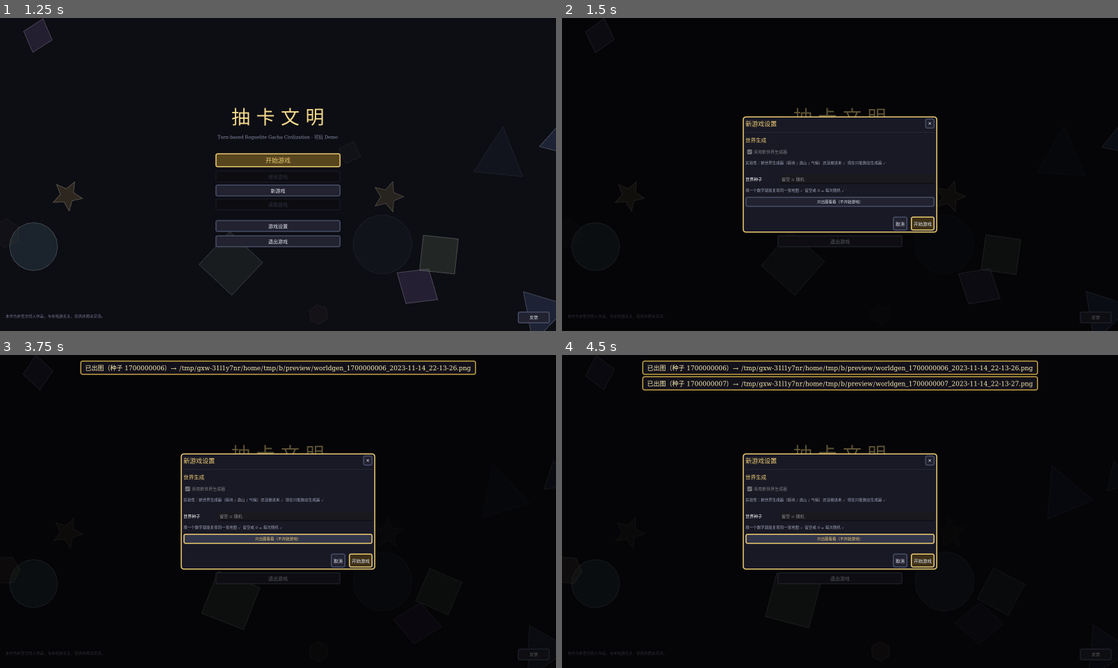
Above: before the commit, frames 1-4 (two rows, left to right).
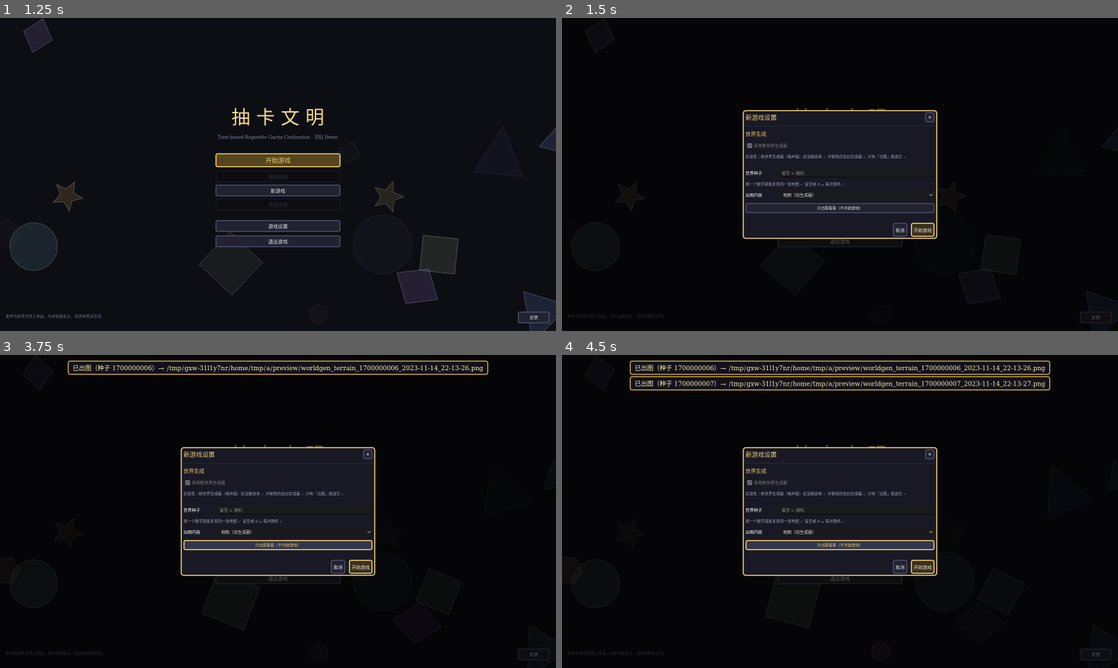
Above: after the commit, the same moments.

Repository: Traveler-NoOne/gacha-civilization
Game: Godot game, scene res://scenes/main.tscn
The game is run twice, just before and just after one commit, with the same random seed, the same clock (stepped at 60 frames per second) and the same inputs.
Inputs:
- Up to frame 1 (1.25 s): click "开始游戏" at 0.5 s
- Up to frame 2 (1.5 s): click "新游戏" at 1.25 s
- Up to frame 3 (3.75 s): click "开始游戏" at 2 s; click "开始游戏" at 2.75 s; click "只出图看看（不开始游戏）" at 3.5 s
- Up to frame 4 (4.5 s): click "只出图看看（不开始游戏）" at 4.25 s

Frame 1 is identical in both runs. In frame 2, 3.6% of the frame differs, in the area x 32-68%, y 29-71%; in frame 3, 5.4%; in frame 4, 6.3%, in the area x 12-88%, y 1-71%.

Commit message:
新世界生成（噪声版，尚未接进 new_game）：TileLib + WorldgenBuilder + 出图 newmap
- data/tile_lib.gd：新地块库，0~10 高度标尺（1.0 = 海平面、5.0 = 珠峰），深海线 0.45、高原线 3.40；只依赖 Consts / Hex，不碰旧 TileDef
- worldgen/builder.gd：fBm 大结构 + 单层 ridged 山脊（阈值卡出脊线，免得山成团）+ 湿度噪声 + 由中心向外衰减；f(坐标, 种子)
- preview.gd 加 newmap 档；菜单「新游戏设置」加「出图内容」下拉
- preview/.gdignore：1MB 的出图产物不再被 Godot 当资源导入
- 注意：接缝没换，new_game() 仍调 WorldGen.generate；最后一次出图是 10-18 18:04，之后 builder 又改过，当前参数还没出过图

Diff:
--- /dev/null
+++ b/scripts/data/tile_lib.gd
@@ -0,0 +1,133 @@
+class_name TileLib
+extends RefCounted
+## **地块库（新世界生成器专用）** ✓
+##
+## 为什么不复用旧 `TileDef` ✗（用户定的 ✓）：
+##   旧库是给"旧高度分布"调的 ✓ 还背着一堆"旧系统要能跑"的包袱 ✗
+##   两边各管各的 ✓ 以后旧系统删掉 ✓ 新库不受牵连 ✓（这就是"新旧界限明显" ✓）
+##
+## ⚠️ **字段要和游戏系统对得上** ✗ —— `owner` / `buildings` / `discovered` / `land_cap` …
+##    那些是 `GameState` / `TileManager` / UI 要读的 ✓ 少了新世界就玩不了 ✓✓
+##
+## ⚠️ 依赖：只用 `Consts`（owner 枚举 / 资源名）＋ `Hex`（坐标哈希）✓
+##    **不**依赖 `WorldGen` / `TileDef` / `TileManager` ✓✓（新库是独立的一套）
+##
+## 2026-10-18 清理 ✓：删掉了"板块构造"时期加的 `crust` / `edge` / `landform` ✗
+##   （那条路已放弃 ✓ 现在只剩"高度 ＋ 湿度 查表" ✓）
+
+# ---------------------------------------------------------------------------
+# 地形取值（必须与 `Consts.TERRAIN_NAMES` 里的键一致 ✓ 否则画不出来）
+# ---------------------------------------------------------------------------
+const T_DEEP := "deep_water"
+const T_SEA := "water"
+const T_PLAIN := "plain"
+const T_HILL := "hill"
+const T_PLATEAU := "plateau"
+const T_VALLEY := "valley"
+const T_MOUNTAIN := "mountain"
+const T_DUNE := "dune"
+const T_WASTELAND := "wasteland"
+
+# ---------------------------------------------------------------------------
+# 高度分档 —— 标尺：**0 = 海沟底 ✓ 1 = 海平面 ✓ 5 = 珠峰 ✓ 10 = 大气层顶**
+#   三个整数锚点：**0 = −11 km 海沟 ✓ 1.0 = 海平面 ✓ 5.0 = +8,848 m 珠峰 ✓**
+#   ⚠️ 极限值只当标尺 ✓ 生成器**不该**真的产出 0 或 ≥5 的高度 ✓（见 `WorldgenBuilder` ✓）
+# ---------------------------------------------------------------------------
+const H_DEEP := 0.45      ## **深海 / 浅海的分界** ✓
+                          ##（2026-10-18：0.64 → 0.45 ✓ 用户要求"海洋要有浅海区域"✓
+                          ##   浅海带 = 0.45 ~ 1.00 ✓ 宽得肉眼看得出来 ✓
+                          ##   ⚠️ 这个数是为了**视觉分层** ✓ 不追求物理精确 ✗）
+const H_SEA := 1.00       ## ★ **海平面**：H_DEEP ~ 1.00 是浅海 ✓
+const H_PLAIN := 1.23     ## 平原：1.00 ~ 1.23（0 ~ +500 m ✓）
+const H_HILL := 1.90      ## 丘陵：1.23 ~ 1.90（+500 ~ +2,000 m ✓）
+const H_PLATEAU := 3.40   ## 高原：1.90 ~ 3.40（+2,000 ~ +6,000 m ✓）
+                          ## 2026-10-18：2.81 → 3.40 ✓ 用户要求"**大团的山改成高原**，别一大片山"✓
+                          ##   → 抬高山地线 ✓ 于是**大片原来算山的高地，现在算高原** ✓✓
+                          ## 山地：≥ 3.40（只有高原里最高的那些脊线才够得着 ✓ 面积小得多 ✓）
+
+
+## 高程 + 湿度 → 地形 + 地物 ✓（二维查表 ✓）
+static func terrain_of(height: float, moisture: float) -> Dictionary:
+	# ① 水
+	if height < H_DEEP:
+		return {"terrain": T_DEEP, "cover": ""}
+	if height < H_SEA:
+		return {"terrain": T_SEA, "cover": ""}
+	# ② 陆：按高度带 + 湿度
+	if height < H_PLAIN:
+		if moisture > 0.70:
+			return {"terrain": T_PLAIN, "cover": "swamp"}
+		if moisture > 0.45:
+			return {"terrain": T_PLAIN, "cover": "grass"}
+		if moisture > 0.22:
+			return {"terrain": T_PLAIN, "cover": "forest"}
+		return {"terrain": T_DUNE, "cover": ""}
+	if height < H_HILL:
+		if moisture > 0.45:
+			return {"terrain": T_HILL, "cover": "forest"}
+		if moisture > 0.22:
+			return {"terrain": T_HILL, "cover": "grass"}
+		return {"terrain": T_HILL, "cover": ""}
+	if height < H_PLATEAU:
+		if moisture > 0.40:
+			return {"terrain": T_PLATEAU, "cover": "forest"}
+		if moisture > 0.20:
+			return {"terrain": T_PLATEAU, "cover": "grass"}
+		return {"terrain": T_WASTELAND, "cover": ""}
+	return {"terrain": T_MOUNTAIN, "cover": ""}
+
+
+## 是不是水（深海 + 浅海都算 ✓）
+static func is_water(t: Dictionary) -> bool:
+	var tr := str(t.get("terrain", ""))
+	return tr == T_SEA or tr == T_DEEP
+
+
+## 是不是**深海**（登陆 / 洪水 / 迷失都要判这个 ✓）
+static func is_deep_water(t: Dictionary) -> bool:
+	return str(t.get("terrain", "")) == T_DEEP
+
+
+## 造一格 ✓
+## `ctx`：`{ height, moisture, is_river }`（后两个都可省 ✓）
+##   · `height`：**0~10 标尺** ✓（1.0 = 海平面 ✓）
+##   · `moisture`：0~1 ✓
+static func make(c: Vector2i, world_seed: int, ctx: Dictionary) -> Dictionary:
+	var h := float(ctx.get("height", 1.0))
+	var m := float(ctx.get("moisture", 0.5))
+	var b := terrain_of(h, m)
+
+	var t := {
+		"c": [c.x, c.y],
+		# --- 地形 / 地物 ---
+		"terrain": b["terrain"],
+		"cover": b["cover"],
+		# --- 游戏系统要读的（少一个新世界就玩不了 ✗）---
+		"resource": "",
+		"owner": Consts.Owner.NONE,
+		"discovered": false,
+		"is_capital": false,
+		"name": "",
+		"buildings": [],
+		"force": 0.0,
+		"threat": false,
+		"danger": false,
+		"stronghold": "",
+		"land_cap": Consts.LAND_CAP_DEFAULT,
+		# --- 新生成器自己的字段（旧代码 `.get()` 读不到就不受影响 ✓）---
+		"height": h,                            # 高度留档 ✓（以后做气候要读 ✓ 调参也要看 ✓）
+	}
+
+	# 河流格（现在先不用 ✓ 但接口留着 ✓）
+	if bool(ctx.get("is_river", false)):
+		t["river"] = true
+
+	# 基础资源点（新库自己的规则 ✓ 先沿用"森林=木材 / 丘陵=煤铜" ✓ 以后可重定 ✓）
+	var rr := Hex.hash01(c, 31 + world_seed)
+	if t["cover"] == "forest" and rr < 0.55:
+		t["resource"] = "wood"
+		t["amount"] = 4.0 + rr * 8.0
+	elif t["terrain"] == T_HILL and rr < 0.45:
+		t["resource"] = "coal" if rr < 0.22 else "copper"
+		t["amount"] = 3.0 + rr * 8.0
+	return t
--- a/scripts/ui/menu_screen.gd
+++ b/scripts/ui/menu_screen.gd
@@ -194,7 +194,7 @@
 	cb.disabled = true   # 新生成器还没接进来 —— 这不是"守卫" ✗ 是当前阶段真实的界面状态 ✓
 	cb.pressed.connect(func() -> void: AppSettings.set_new_worldgen(cb.button_pressed))
 	v.add_child(cb)
-	v.add_child(UIKit.dim("实验性：新世界生成器（板块 / 造山 / 气候）还没接进来 ✓ 现在只能跑旧生成器 ✓", 11))
+	v.add_child(UIKit.dim("实验性：新世界生成器（噪声版）还没接进来 ✓ 开新档仍走旧生成器 ✓ 只有「出图」能选它 ✓", 11))
 
 	v.add_child(_spacer(6))
 
@@ -205,13 +205,22 @@
 	v.add_child(_row("世界种子", seed_edit))
 	v.add_child(UIKit.dim("填一个数字就能复现同一张地图 ✓ 留空或 0 = 每次随机 ✓", 11))
 
-	# 第 3 步（2026-10-15）：**只出图、不进游戏** ✓ —— 迭代生成器时最常用的入口 ✓
+	# 只出图、不进游戏 ✓（2026-10-18：板块那条路放弃后，选项精简成两个 ✓）
+	var what := OptionButton.new()
+	what.add_item("地图（旧生成器）")
+	what.add_item("★ 新地图（噪声版）")
+	what.selected = 0
+	v.add_child(_row("出图内容", what))
+
 	var shot := UIKit.small("只出图看看（不开始游戏）", 11)
 	shot.tooltip_text = "生成一次世界并存成 PNG，存到项目目录的 preview/ 里（控制台会打印绝对路径）"
 	shot.pressed.connect(func() -> void:
 		var txt2 := seed_edit.text.strip_edges()
 		var s2 := int(txt2) if txt2 != "" else 0
-		var r := await WorldPreview.save_preview(self, s2)
+		var pass_name := "terrain"
+		if what.selected == 1:
+			pass_name = "newmap"
+		var r := await WorldPreview.save_preview(self, s2, pass_name)
 		if not bool(r["ok"]):
 			GameState.toast.emit("出图失败 ✗ 详情看控制台")
 		else:
--- /dev/null
+++ b/scripts/worldgen/builder.gd
@@ -0,0 +1,112 @@
+class_name WorldgenBuilder
+extends RefCounted
+## 世界生成**总控**（噪声版）✓
+##
+## 做法（经典骨架 ＋ 两处改进 ✓）：
+##   ① **大结构**：fBm 噪声 —— 决定**海陆**和**高原 / 丘陵**的大块形状 ✓
+##   ② **山脊**：另一路 **RIDGED（脊状）噪声** —— 它的正值**天生就是狭长的脊** ✓✓
+##      只叠在**内陆高地**上 ✓（平原和海洋不加 ✓）→ 山是"狭长的脊" ✓ 大片高地留作高原 ✓
+##   ③ 湿度：第三路低频噪声 ✓
+##   ④ 从地图中心向外衰减 → 四周必成海 ✓
+##
+## 高度标尺 = **0~10**：0 = 海沟底 ✓ **1.0 = 海平面** ✓ 5.0 = 珠峰 ✓ 10.0 = 大气层顶 ✓
+## ⚠️ **纯函数** ✓：地形 = f(坐标, 种子) ✓ 同种子同地图 ✓ 扩图后新格也一致 ✓
+
+## ---- 大结构 / 海陆 ----
+## 噪声频率 = 这个数 ÷ 半径 ✓（**跟着地图大小走** ✓ 改半径不用改这里 ✓）
+## 越低地形越完整和平缓，越高地形越破碎和陡峭。
+const FREQ_BASE := 0.9
+## 水线在噪声上的位置 ✓：噪声高于它 = 陆 ✓（约 35% 的噪声值在它之上 ✓）
+## 也可以理解为全球海平面
+const SEA_NOISE := 0.13
+## ★ **分段缩放**——治"海洋没有浅海"✗：水下放**缓** ✓ 陆上放**陡** ✓
+const SEA_SCALE := 2.2
+const LAND_SCALE := 5.0
+## ★ **幂次压缩**——治"山太大团"✗：指数 > 1 → 只有**极端高**的噪声才够得着山地线 ✓
+##   （指数 1.0 = 线性 ✗ 那会让中高地也变成山 ✓；1.6 能把大片中高地留在高原 / 丘陵 ✓✓）
+const LAND_POW := 1.6
+
+## ---- 山脊 ----
+const FREQ_RIDGE := 2.6        ## 比大结构细 ✓ 脊才细 ✓
+const RIDGE_AMP := 1.8         ## 山脊的最大抬升 ✓
+const RIDGE_START := 2.20      ## 从多高开始叠山脊 ✓（**高原带里**才叠 ✓ 丘陵和低高原不加 ✓）
+## ★ **山脊阈值** ✓ —— 只有 ridge 值高过它才叠 ✓
+##   ✗ 旧版是"连续叠加"（inland 一接近 1 就整片被抬 ✗）→ 山还是成团 ✗
+##   ✓ 现在用阈值**卡出"脊线"**✓ 再配"单层 ridged"（多层叠加会把线糊成片 ✗）
+const RIDGE_THRESHOLD := 0.55
+## ⚠️ 如果图上出现"山长在该是谷的地方"✗ → 把下面判断里的 `rv > RIDGE_THRESHOLD`
+##    改成 `rv < -RIDGE_THRESHOLD`（ridged 噪声的"脊"也可能在负值侧 ✓ 看实际效果调 ✓）
+
+## ---- 高度上下限（**刻意不碰 0 和 5.0** ✓）----
+const H_MIN := 0.22
+const H_MAX := 4.90
+## 边缘衰减：半径的多少之后开始下沉 ✓ 到最外圈下沉多少 ✓
+const FALLOFF_START := 0.62
+const FALLOFF_DEPTH := 4.0
+
+
+## 生成一整个世界，填进 `state` ✓（写 `tiles` ＋ `capital` ✓）
+static func generate(state: Dictionary) -> void:
+	var seed := int(state["seed"]) # 读取种子
+	var radius := Consts.MAP_START_RADIUS # 地图大小
+
+	# ① 大结构：fBm ✓ 决定海陆 / 高原 / 丘陵的大块形状 ✓
+	var n_base := FastNoiseLite.new()
+	n_base.seed = seed
+	n_base.noise_type = FastNoiseLite.TYPE_SIMPLEX
+	n_base.frequency = FREQ_BASE / float(radius)
+	n_base.fractal_type = FastNoiseLite.FRACTAL_FBM
+	n_base.fractal_octaves = 4      # 4 层够了 ✓ 层数越多海岸线越碎 ✗
+	n_base.fractal_gain = 0.5
+
+	# ② 山脊：**脊状噪声** ✓ 它的正值天然是**狭长的脊** ✓✓（用 fBm 做山必然成团 ✗）
+	var n_ridge := FastNoiseLite.new()
+	n_ridge.seed = seed + 5551
+	n_ridge.noise_type = FastNoiseLite.TYPE_SIMPLEX
+	n_ridge.frequency = FREQ_RIDGE / float(radius)
+	n_ridge.fractal_type = FastNoiseLite.FRACTAL_RIDGED
+	# ⚠️ **单层** ✓ —— 多层 ridged 叠加会把"线状的脊"糊成"片" ✗（这也是山成团的原因之一 ✓）
+	n_ridge.fractal_octaves = 1
+	n_ridge.fractal_gain = 0.5
+
+	# ③ 湿度：另一路低频噪声 ✓（与高度无关 ✓ 以后再考虑"地形雨"之类的耦合 ✓）
+	var n_moist := FastNoiseLite.new()
+	n_moist.seed = seed + 9871
+	n_moist.noise_type = FastNoiseLite.TYPE_SIMPLEX
+	n_moist.frequency = 0.8 / float(radius)
+	n_moist.fractal_type = FastNoiseLite.FRACTAL_FBM
+	n_moist.fractal_octaves = 3
+
+	var tiles := {}
+	for c: Vector2i in Hex.spiral(radius):
+		var k := TileManager.key_of(c)
+		# 用**像素坐标**取噪声 ✓ —— 地形只跟坐标和种子有关 ✓ 扩图后新格也一致 ✓✓
+		var p := Hex.axial_to_pixel(c.x, c.y, 1.0)
+		var dv := n_base.get_noise_2d(p.x, p.y) - SEA_NOISE    # 以水线为 0 ✓
+
+		var h := 1.0
+		if dv < 0.0:
+			# 水下：**放慢** ✓ → 浅海带变宽 ✓（不然一离开水线就掉到 clamp 下限、全是深海 ✗）
+			h = 1.0 + dv * SEA_SCALE
+		else:
+			# 陆上：**幂次压缩** ✓ → 只有极端高的才成山 ✓ 大片中高地留在高原 / 丘陵 ✓✓
+			h = 1.0 + pow(dv, LAND_POW) * LAND_SCALE
+			# ★ 山脊：**阈值卡出"脊线"** ✓ 而且只在**高原之上**才叠 ✓✓
+			#   → "山"是细长的一条条脊 ✓ 大片高地的身份是"高原"✓ 不会被顶成山 ✗
+			var rv := n_ridge.get_noise_2d(p.x, p.y)
+			if rv > RIDGE_THRESHOLD:
+				var up := (rv - RIDGE_THRESHOLD) / (1.0 - RIDGE_THRESHOLD)      # 0~1 ✓
+				var inland := clampf((h - RIDGE_START) / 0.8, 0.0, 1.0)         # 越往高叠得越多 ✓
+				h += RIDGE_AMP * up * inland
+
+		# ④ 从中心向外衰减 → 四周必成海 ✓
+		var d := float(Hex.distance(c, Vector2i.ZERO)) / float(radius)
+		if d > FALLOFF_START:
+			h -= FALLOFF_DEPTH * (d - FALLOFF_START) / (1.0 - FALLOFF_START)
+		h = clampf(h, H_MIN, H_MAX)
+
+		var m := (n_moist.get_noise_2d(p.x, p.y) + 1.0) * 0.5    # 0 ~ 1 ✓
+		tiles[k] = TileLib.make(c, seed, {"height": h, "moisture": m})
+
+	state["tiles"] = tiles
+	state["capital"] = WorldGen.choose_capital(tiles)   # 纯函数 ✓ 用 is_water ✓ 新地块照样能用 ✓
--- a/scripts/worldgen/preview.gd
+++ b/scripts/worldgen/preview.gd
@@ -1,56 +1,75 @@
 class_name WorldPreview
 extends RefCounted
-## 世界生成**预览工具**（2026-10-15）—— **不开始游戏** ✓ 只生成一次世界 ✓ 出一张 PNG ✓
+## 世界生成**预览工具**（2026-10-18 精简 ✓）—— **不开始游戏** ✓ 只生成一次世界 ✓ 出一张 PNG ✓
 ##
-## 两个用途（都是迭代生成器时最需要的 ✓）：
-##   1. 看"这张图长什么样" ✓ —— **复用游戏里的 `HexMapView`** ✓ 所以和游戏里看到的**完全一致** ✓
-##   2. ⭐ **同一个种子出两次 → 两张图应当逐格一致** ✓✓
-##      （在没有自检套件的现在，这是**唯一可用的"确定性验收"** ✓）
+## 两个 pass ✓：
+##   · `"terrain"` → **旧生成器**的图 ✓（复用游戏里的 `HexMapView` ✓ 和游戏里看到的一致 ✓）
+##   · `"newmap"`  → **新生成器**（`WorldgenBuilder`）的图 ✓
 ##
-## ⚠️ 必须**带窗口**跑 ✗ —— `--headless` 下 `SubViewport` 拿不到纹理 ✓
-## ⚠️ 它会**临时替换** `GameState.state`（好让 `HexMapView` 有东西可画）✓ 画完立刻还原 ✓
-##    原理：换的是**句柄** ✓ 不是深拷贝 ✓（Dictionary 在 GDScript 里是引用 ✓）
+## ⭐ 用途：**同一张图出两次 → 逐字节一致** ✓
+##   （没有自检套件的现在，这是唯一的"确定性验收" ✓）
+##
+## ⚠️ 必须**带窗口**跑 ✗（`--headless` 下 `SubViewport` 拿不到纹理 ✓）
+## ⚠️ 会**临时替换** `GameState.state` ✓ 画完立刻还原 ✓（换的是**句柄** ✓ 不是深拷贝 ✓）
+##
+## 2026-10-16：画布尺寸改成**按地图半径算** ✓（以前写死 3000 ✗ 半径改到 50 之后就切边 ✗）
 
-## 出图目录：放在项目里 ✓ 你能直接双击看 ✓（跑导出版时 `res://` 只读 ✗ 但这是开发工具 ✓）
+## 出图目录：放项目里 ✓ 你能直接双击看 ✓（导出版 `res://` 只读 ✗ 但这是开发工具 ✓）
 const OUT_DIR := "res://preview"
-## 画布边长：够装下半径 21 的全图 ✓（hex_size 32 → 约 2400px ✓ 留余量 ✓）
-const PIXELS := 3000
 const HEX_SIZE := 32.0
 
 
-## 生成一张预览图 ✓ 返回 `{ok, path, seed}`（path 是**绝对路径** ✓ 失败时为空 ✓）
-static func save_preview(host: Node, seed_value: int) -> Dictionary:
+## 画布尺寸 ＋ 原点：**按当前半径算** ✓（跟着 `Hex` 的像素换算走 ✓ 不自己推公式 ✗）
+## 返回 `{ size: Vector2i, origin: Vector2 }`；`origin` 是"世界原点在画布里的位置" ✓
+static func _canvas(radius: int, hex_size: float) -> Dictionary:
+	var min_v := Vector2(INF, INF)
+	var max_v := Vector2(-INF, -INF)
+	for c: Vector2i in Hex.spiral(radius):
+		var p := Hex.axial_to_pixel(c.x, c.y, hex_size)
+		min_v = Vector2(minf(min_v.x, p.x), minf(min_v.y, p.y))
+		max_v = Vector2(maxf(max_v.x, p.x), maxf(max_v.y, p.y))
+	var pad := hex_size * 1.5
+	var w := int(ceil(max_v.x - min_v.x + pad * 2.0))
+	var h := int(ceil(max_v.y - min_v.y + pad * 2.0))
+	return {"size": Vector2i(maxi(w, 64), maxi(h, 64)), "origin": Vector2(w * 0.5, h * 0.5)}
+
+
+## 生成一张预览图 ✓ 返回 `{ok, path, seed}`（path 是**绝对路径** ✓ 失败为空 ✓）
+static func save_preview(host: Node, seed_value: int, pass_name: String = "terrain") -> Dictionary:
 	var old_state: Dictionary = GameState.state
-	GameState.new_game(seed_value)          # 生成一张完整、合法的世界（含首都/据点/初始单位 ✓）
-	# ⚠️ 预览要的是"**生成出来的世界**" ✓ 不是"玩家此刻看到的世界" ✗
-	#    `HexMapView` 有 7 处 `if not t["discovered"]: return` ✓ → 不揭开就只画首都周围三圈 ✗
-	#    这里复用 `TileManager.discover_all()`（作弊菜单"揭开全部迷雾"用的也是它 ✓）
-	#    画完会连同 state 一起还原 ✓ 零副作用 ✓
+	GameState.new_game(seed_value)          # 生成一张完整、合法的世界 ✓
+	# `HexMapView` 有 7 处 `if not t["discovered"]: return` ✓ → 不揭开就只画首都周围几圈 ✗
 	TileManager.discover_all(GameState.state)
 	var real_seed := int(GameState.state.get("seed", seed_value))
 
-	# --- 离屏视口 + 复用游戏里的地图控件 ---
+	var radius := Consts.MAP_START_RADIUS
+	var canvas := _canvas(radius, HEX_SIZE)
+
+	# --- 离屏视口（尺寸跟着地图走 ✓）---
 	var vp := SubViewport.new()
-	vp.size = Vector2i(PIXELS, PIXELS)
+	vp.size = canvas["size"]
 	vp.render_target_update_mode = SubViewport.UPDATE_ALWAYS
 	host.add_child(vp)
+
+	if pass_name == "newmap":
+		WorldgenBuilder.generate(GameState.state)   # 覆盖 state["tiles"] ✓（画完照样还原 ✓）
+		TileManager.discover_all(GameState.state)   # 新图是"没点亮"的 → 再揭一次 ✓
 
 	var view := HexMapView.new()
 	view.hex_size = HEX_SIZE
 	view.set_anchors_preset(Control.PRESET_FULL_RECT)
 	vp.add_child(view)
-	view.center_on_axial(Vector2i.ZERO)      # 全图居中 ✓ 不跟首都（跟了会裁掉半边 ✗）
-
-	# 等两帧：让布局 + _draw 都跑完 ✓
+	view.center_on_axial(Vector2i.ZERO)    # 全图居中 ✓ 不跟首都（跟了会裁掉半边 ✗）
 	await host.get_tree().process_frame
-	await host.get_tree().process_frame
+	await host.get_tree().process_frame    # 再等一帧：让 `_draw` 跑完 ✓
 
 	var img: Image = vp.get_texture().get_image()
 	var path := ""
 	if img != null and img.get_width() > 0:
 		DirAccess.make_dir_recursive_absolute(ProjectSettings.globalize_path(OUT_DIR))
 		var stamp := Time.get_datetime_string_from_system().replace(":", "-").replace("T", "_")
-		var abs_path := ProjectSettings.globalize_path("%s/worldgen_%d_%s.png" % [OUT_DIR, real_seed, stamp])
+		var abs_path := ProjectSettings.globalize_path(
+			"%s/worldgen_%s_%d_%s.png" % [OUT_DIR, pass_name, real_seed, stamp])
 		var err := img.save_png(abs_path)
 		if err == OK:
 			path = abs_path
@@ -60,5 +79,5 @@
 		push_warning("预览图渲染失败：视口没拿到纹理（是不是在 --headless 下跑的？）")
 
 	vp.queue_free()
-	GameState.state = old_state              # 还原 ✓ 不让预览搅乱当前状态
+	GameState.state = old_state            # 还原 ✓
 	return {"ok": path != "", "path": path, "seed": real_seed}
Not shown, added: preview/.gdignore
Not shown, added: scripts/data/tile_lib.gd.uid
Not shown, added: scripts/worldgen/builder.gd.uid
